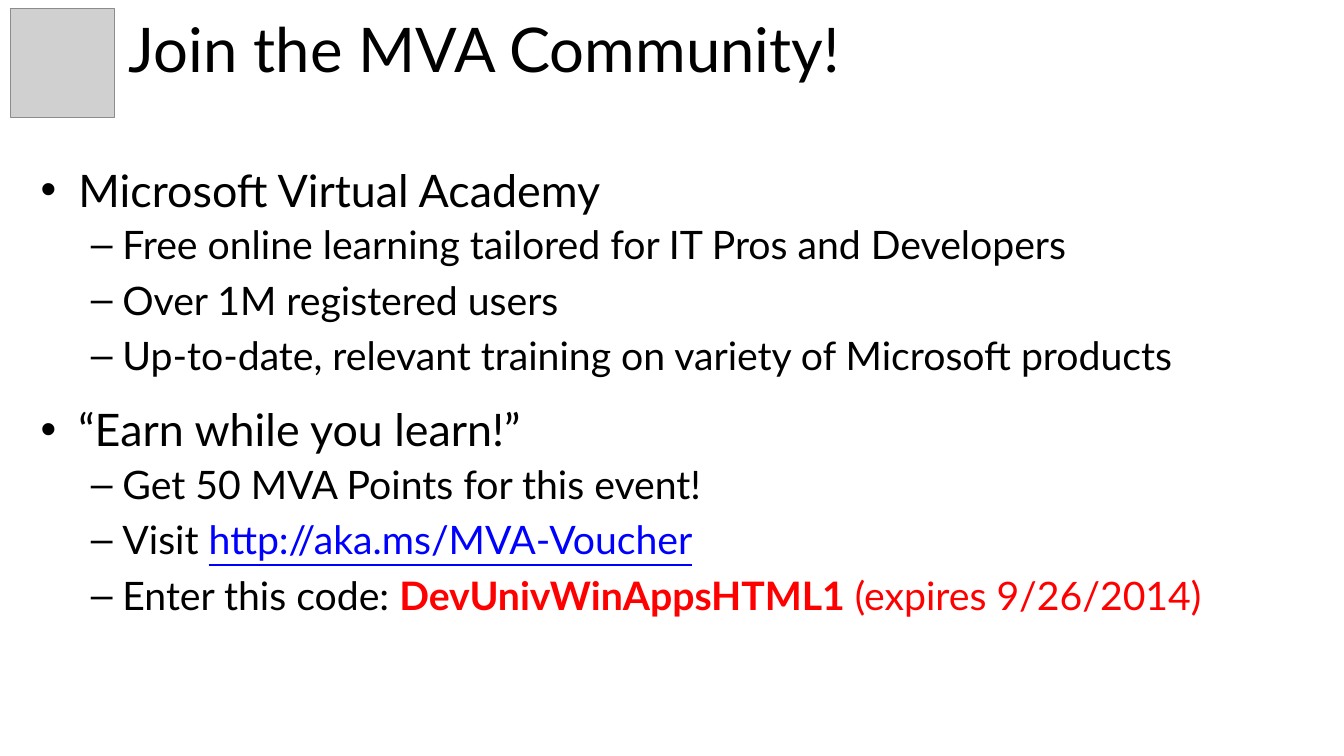
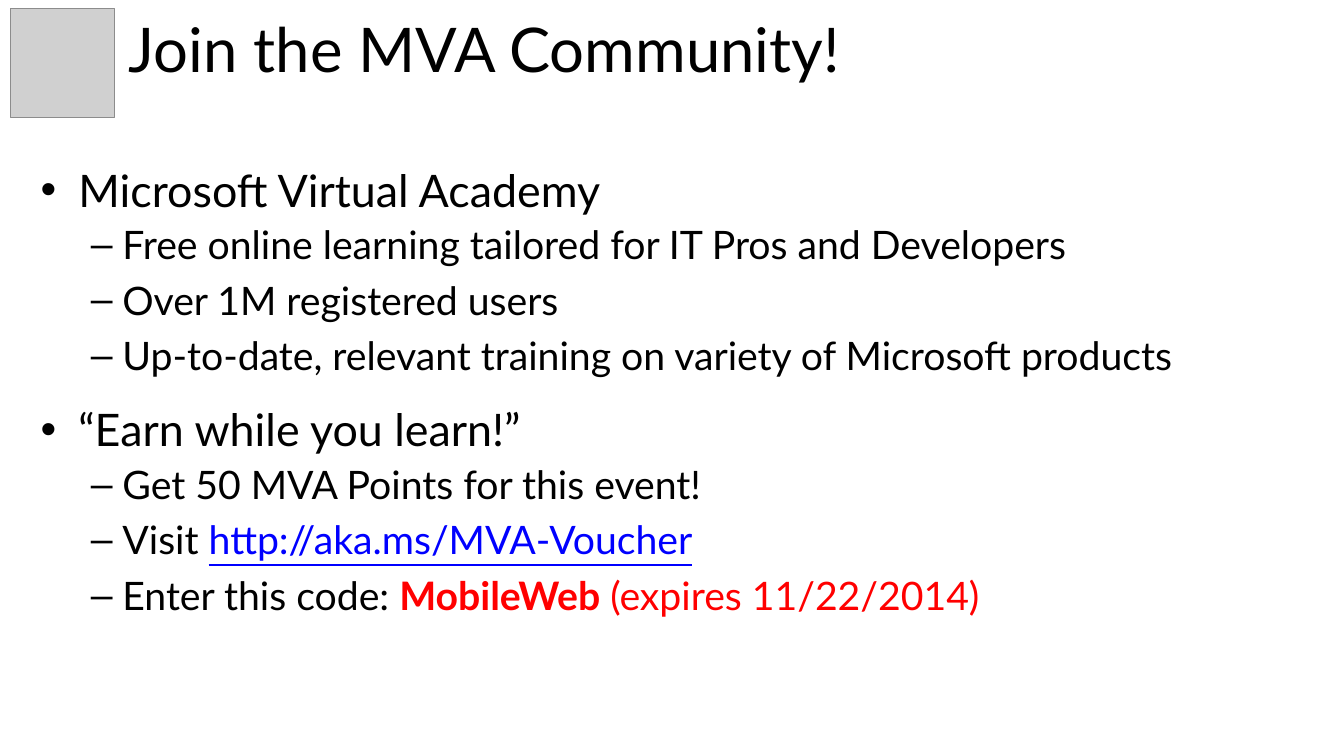
Before and after one commit to CharaD7/FrayedKnot, a slide deck: slide 5 of Slides/M1 Designing.pptx. Drawn at 1344x756 pixels with LibreOffice and Linux fonts; fonts in the diff are those of the drawing; grey boxes stand for pictures. Boxes give left, top, right and bottom in pixels: in the first picture for what was removed or moved away, otherwise in the second. Text is boxed around its words. In the diff, an @@ line names an element or a change of style, - is before the commit and + after.

```diff
--- a/Slides/M1 Designing.pptx
+++ b/Slides/M1 Designing.pptx
@@ text at <box>122,579,980,617</box>: text changed @@
-  – Enter this code: DevUnivWinAppsHTML1 (expires 9/26/2014)
+  – Enter this code: MobileWeb (expires 11/22/2014)
```
Also in this commit, not shown: 2 other slides changed, 3 slides added, 11 other files.
